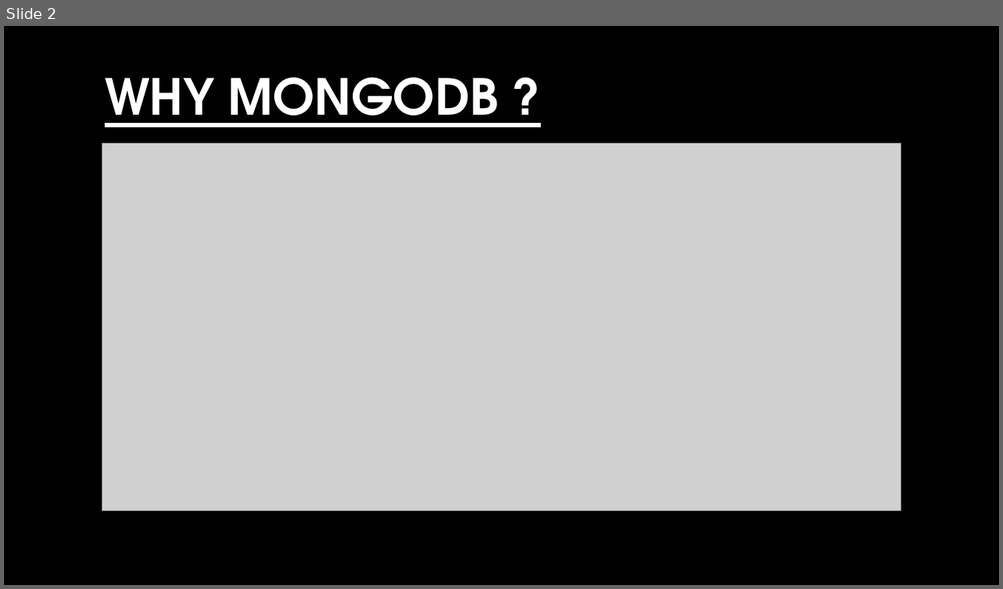
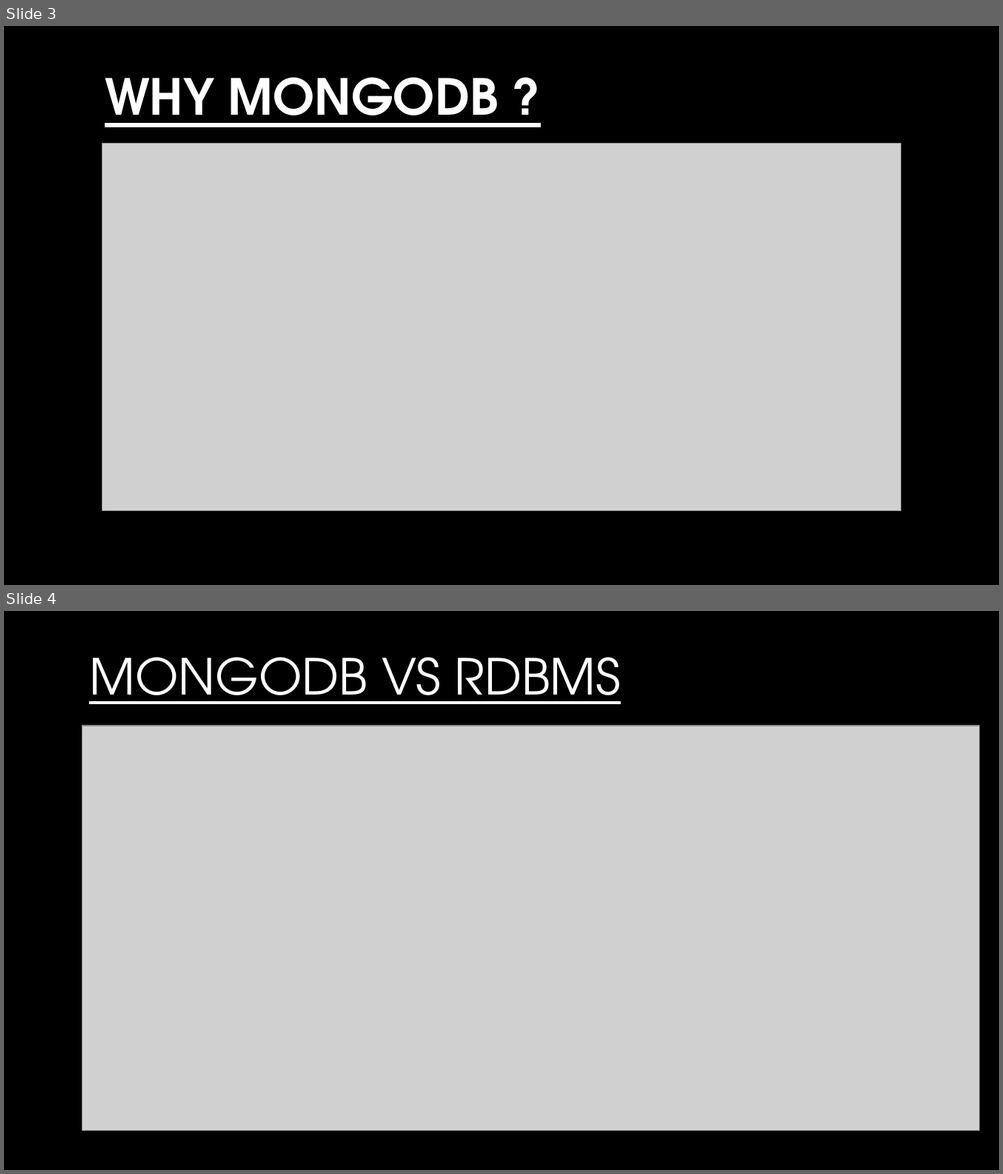
Before and after one commit to fnaticTrucMinh/UIT_AEP_BigDataRESEARCH, a slide deck: MongoDB/MongoDB.pptx. Shown one above the other, each under a label of ours: slide 2 before the commit, slides 3 and 4 after it. The pictures are 1003x589 and 1003x1174 pixels, drawn with LibreOffice and Linux fonts; fonts in the diff are those of the drawing; grey boxes stand for pictures; background and template pictures are left out. Boxes give left, top, right and bottom in pixels: in the first picture for what was removed or moved away, otherwise in the second. Text is boxed around its words. In the diff, an @@ line names an element or a change of style, - is before the commit and + after.

```diff
--- a/MongoDB/MongoDB.pptx
+++ b/MongoDB/MongoDB.pptx
@@ slide 4 added at [4,611,999,1170], background picture (left out) @@
@@ title added at [89,657,621,704], 48 pt, text gradient #FFFFFF to #A6A6A6, underline @@
+MONGODB VS RDBMS
@@ picture added at [82,726,979,1131] @@
@@ what was slide 2 is now slide 3 @@
```
Also in this commit, not shown: 7 slides changed, 7 other slides added, 1 slide removed.
